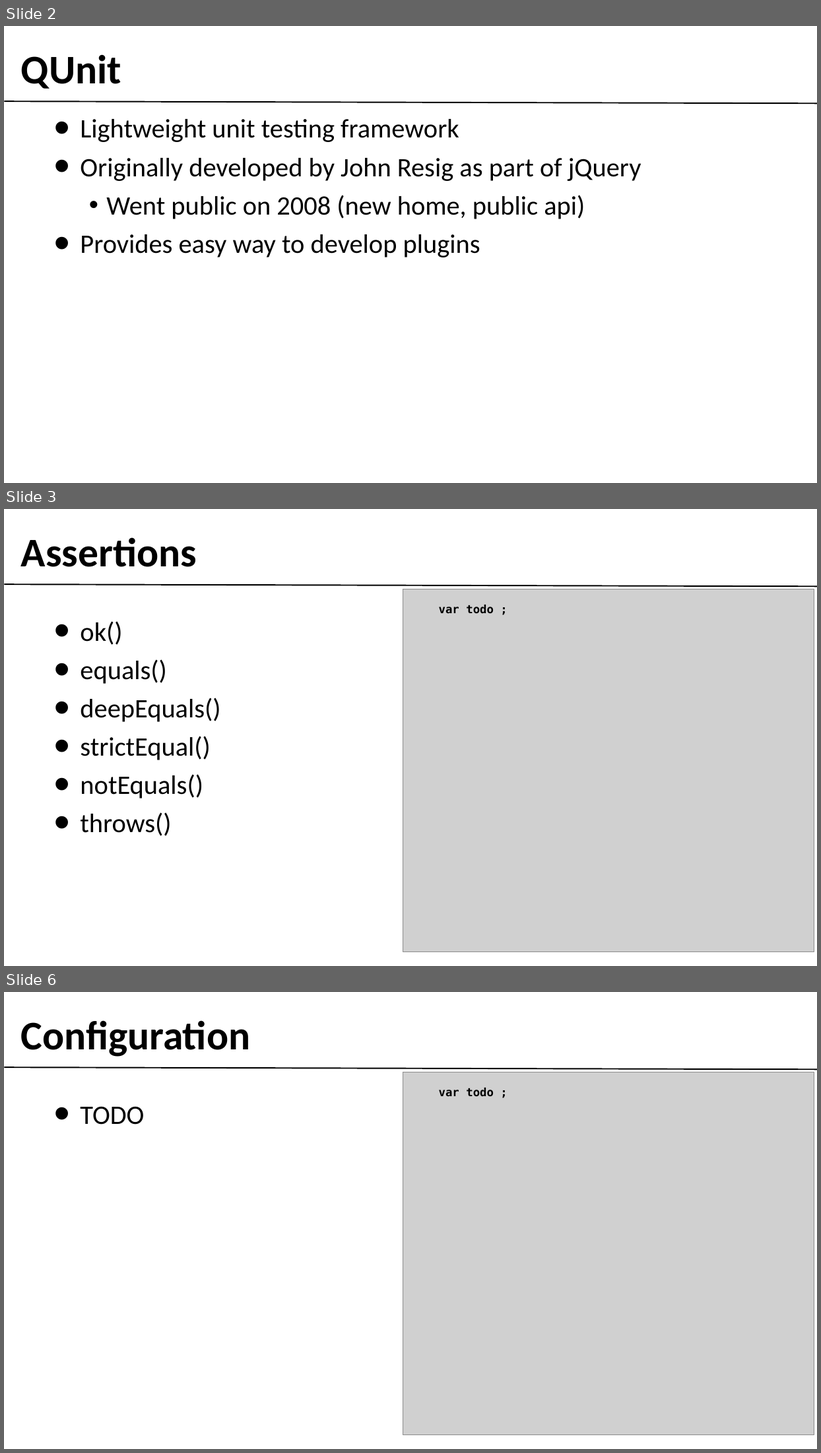
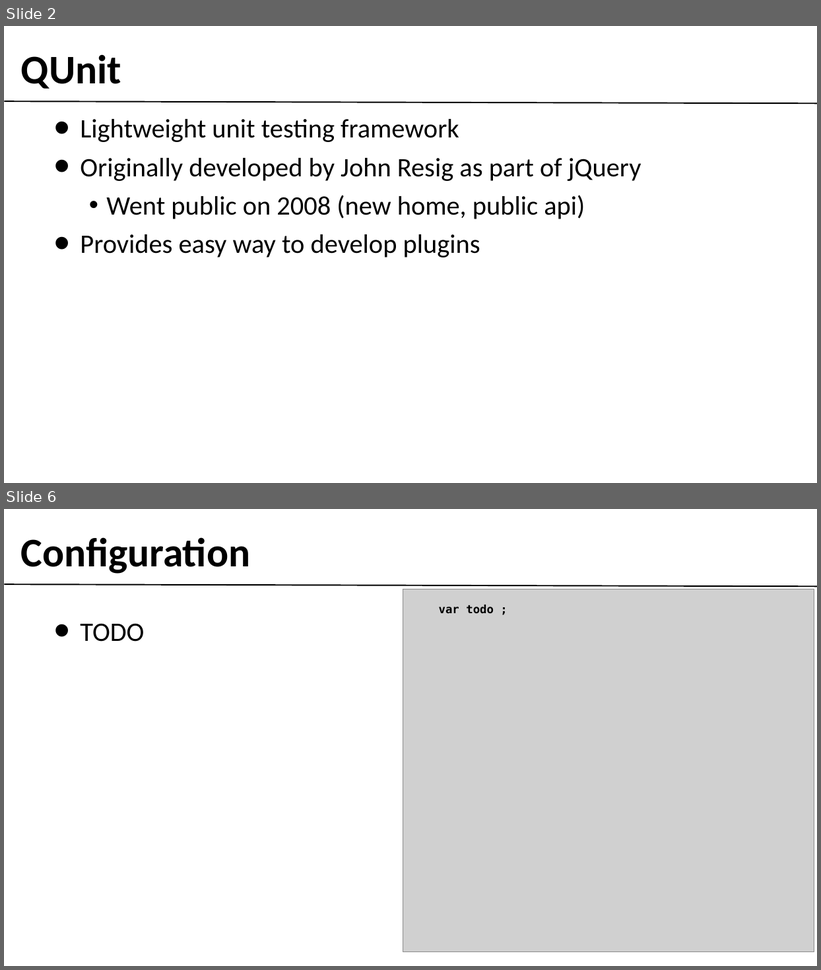
Before and after one commit to gobengo/devoxx-panorama-js-testing, a slide deck: doc/qunit_part.ppt. Shown one above the other, each under a label of ours: slides 2, 3 and 6 before the commit, slides 2 and 6 after it; the slides between them are not shown. The pictures are 821x1453 and 821x970 pixels, drawn with LibreOffice and Linux fonts; fonts in the diff are those of the drawing; grey boxes stand for pictures; background and template pictures are left out. Boxes give left, top, right and bottom in pixels: in the first picture for what was removed or moved away, otherwise in the second. Text is boxed around its words. In the diff, an @@ line names an element or a change of style, - is before the commit and + after.

```diff
--- a/doc/qunit_part.ppt
+++ b/doc/qunit_part.ppt
@@ slide 3 removed at (4,509,817,966), background #FFFFFF; not listed: 1 template element that a slide beside it also shows @@
@@ text removed at (21,537,197,567) @@
-Assertions
@@ picture removed at (403,590,814,952) @@
@@ text removed at (439,605,494,614) @@
-var todo ;
@@ text removed at (80,621,220,836) @@
-• ok()
-• equals()
-• deepEquals()
-• strictEqual()
-• notEquals()
-• throws()
```
Also in this commit, not shown: 1 slide changed, 3 slides added, 2 other slides removed, 2 other files.
